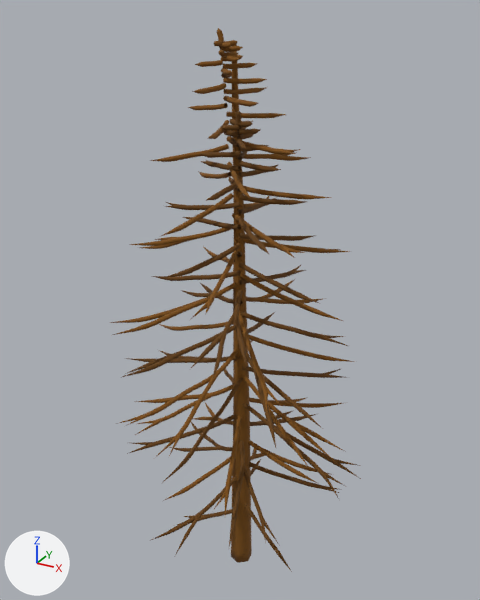
The Blender file Assets/Models/Large Tree Climbable_2.blend: old version first, new version second.
One viewpoint serves both versions: a 50 mm camera at (13.1, -24.1, 27.3) aimed at (-0.4, 0.6, 15.0). Lighting does not change. The marker at lower left points along +X, +Y and +Z.

Objects in the first picture: 'Branches', 'Branches.001', 'Trunk'.
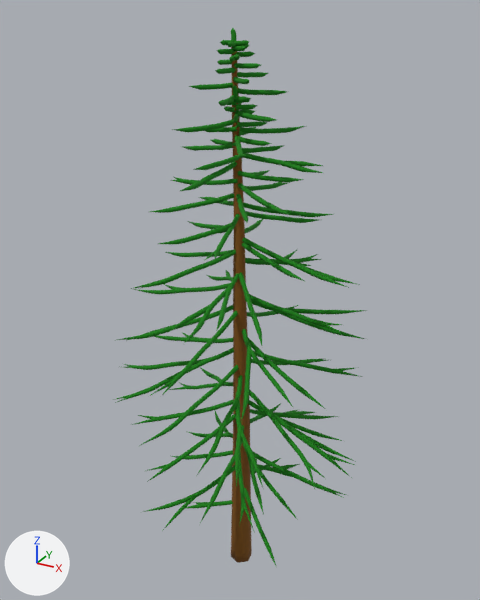
Commit message: Tree updates

Location of each change, [x1, y1, x2, y2] in pixels of the pictures (480 x 600 px):
'Branches', recoloured, turned
    before: [110, 28, 354, 515]
    after: [113, 28, 368, 520]
'Branches.001', recoloured, moved, turned
    before: [122, 110, 361, 572]
    after: [117, 85, 363, 568]

The change, as a list of edits to the scene's bpy script:
```text
Change mat_material_001:
    mat_material_001.base_color: (0.212, 0.0802, 0.00335) -> (0.00346, 0.212, 0.000849)  # brown #7f500b -> green #0b7f03
Change me_tree_003:
    where me_tree_003.from_pydata(...)  # 6594 vertices, 6120 faces; spans x -8.9..8.4, y -8.2..8.5, z 6.9..37.8
    remove me_tree_003.materials.append(mat_material_002)  # brown #664009
    add me_tree_003.materials.append(mat_material_001)  # green #0b7f03
Change ob_branches:
    ob_branches.rotation_euler: (0.0, 0.0, 0.864) -> (0.0, 0.0, 0.0)  # degrees (0, 0, 50) -> degrees (0, 0, 0)
Change ob_branches_001:
    ob_branches_001.location: (0.0, 0.0, -2.87) -> (0.5, -0.56, -2.07)
    ob_branches_001.rotation_euler: (0.0, 0.0, 2.613) -> (0.017, 0.069, 2.362)  # degrees (0, 0, 150) -> degrees (1, 4, 135)
```
